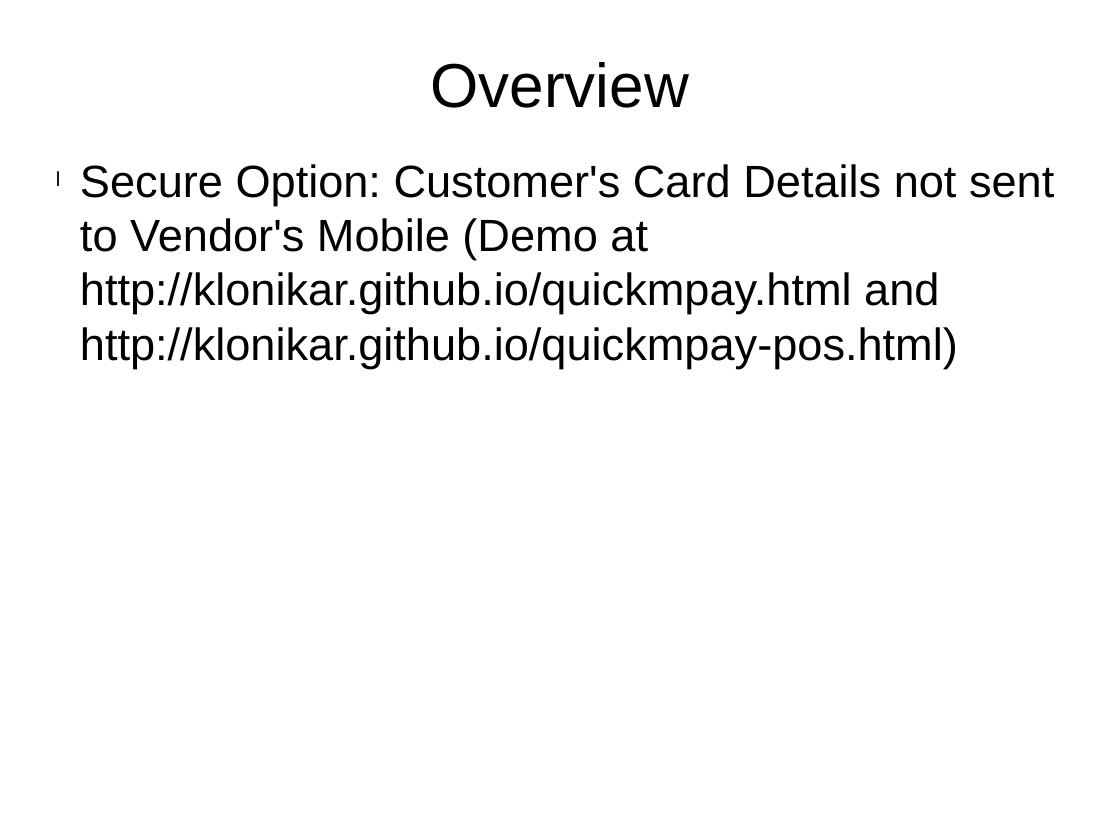
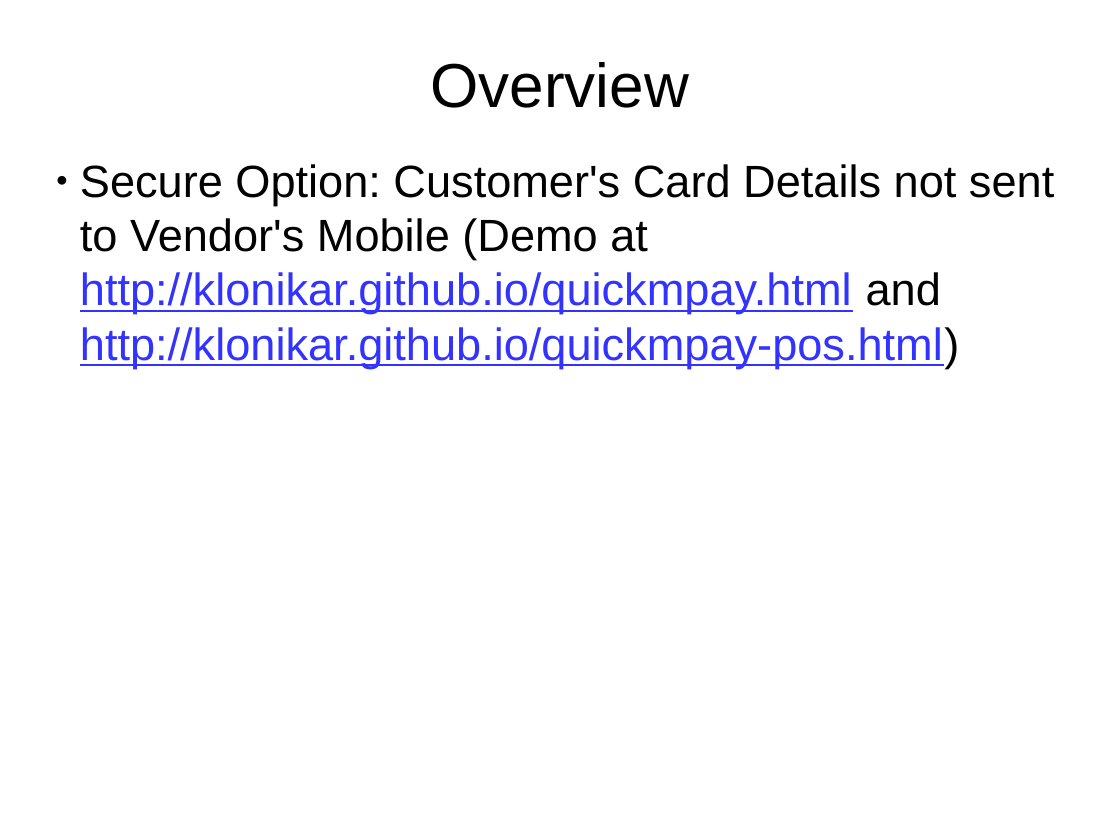
Before and after one commit to klonikar/klonikar.github.io, a slide deck: slide 3 of QuickMPay.pptx. Drawn at 1120x840 pixels with LibreOffice and Linux fonts; fonts in the diff are those of the drawing. Boxes give left, top, right and bottom in pixels: in the first picture for what was removed or moved away, otherwise in the second. Text is boxed around its words. In the diff, an @@ line names an element or a change of style, - is before the commit and + after.

Commit message:
Added presentation

```diff
--- a/QuickMPay.pptx
+++ b/QuickMPay.pptx
@@ text "Secure Option: Customer's Card Details ..." at [80, 164, 1054, 368]: text colour #000000 to #3333FF, underline on in "http://klonikar.github.io/quickmpay.html http://klonikar.git ..."; bullet l to ● @@
```
Also in this commit, not shown: 6 other slides changed.
